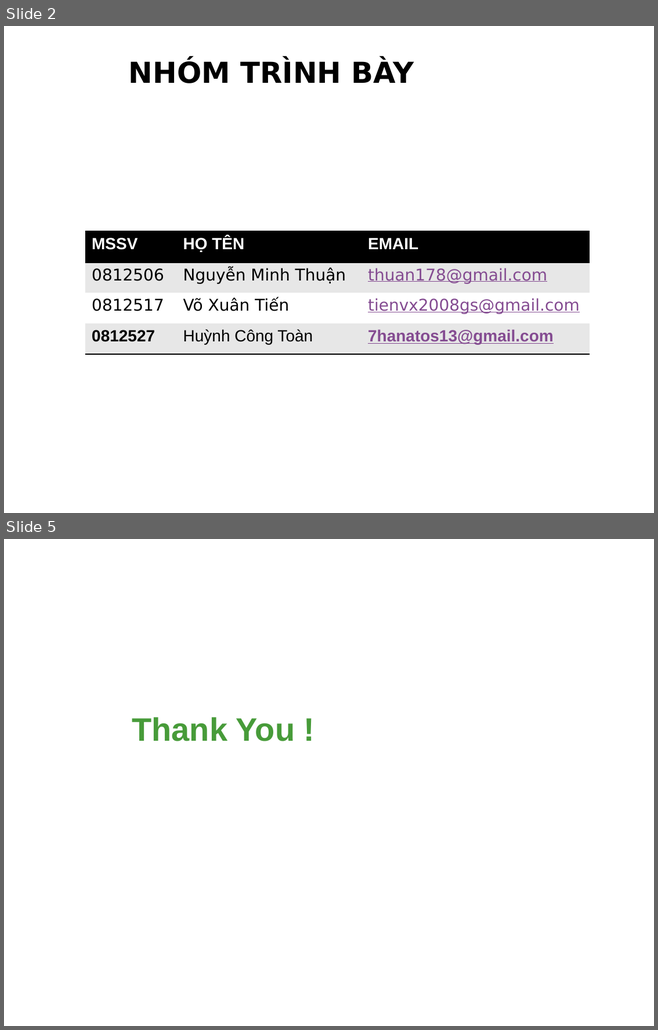
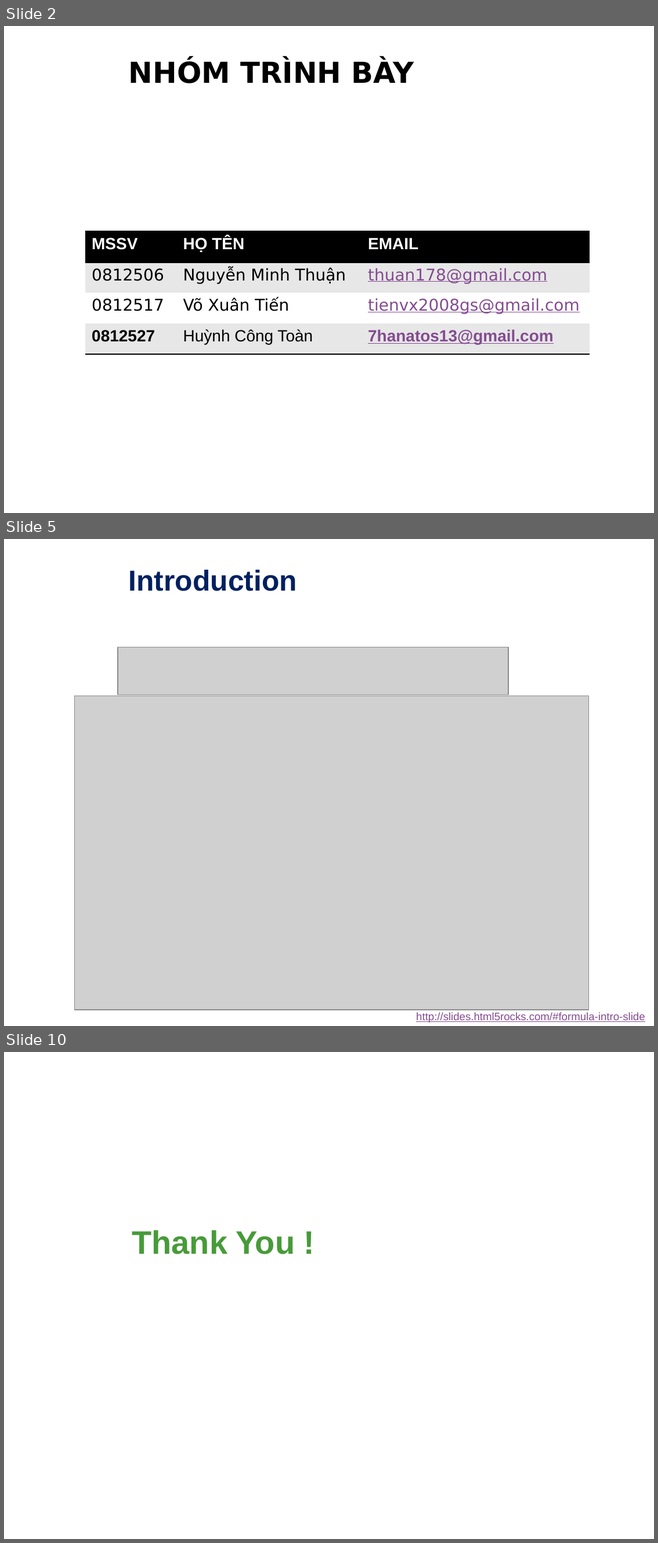
Before and after one commit to Alex7Huynh/lthd061727, a slide deck: Serminar Html5/1. Slide/HTML5.pptx. Shown one above the other, each under a label of ours: slides 2 and 5 before the commit, slides 2, 5 and 10 after it; the slides between them are not shown. The pictures are 658x1030 and 658x1543 pixels, drawn with LibreOffice and Linux fonts; fonts in the diff are those of the drawing; grey boxes stand for pictures; background and template pictures are left out. Boxes give left, top, right and bottom in pixels: in the first picture for what was removed or moved away, otherwise in the second. Text is boxed around its words. In the diff, an @@ line names an element or a change of style, - is before the commit and + after.

```diff
--- a/Serminar Html5/1. Slide/HTML5.pptx
+++ b/Serminar Html5/1. Slide/HTML5.pptx
@@ slide 5 added at <box>4,539,654,1026</box>, background picture (left out) @@
@@ title added at <box>129,570,297,591</box>, 32 pt, text #002060, bold @@
+Introduction
@@ picture added at <box>118,647,508,695</box> @@
@@ picture added at <box>74,696,589,1010</box> @@
@@ text added at <box>416,1012,644,1023</box>, 12 pt, text #844B91, underline @@
+http://slides.html5rocks.com/#formula-intro-slide
@@ what was slide 5 is now slide 10 @@
```
Also in this commit, not shown: 1 slide changed, 5 other slides added, 1 slide removed, 1 other file.
